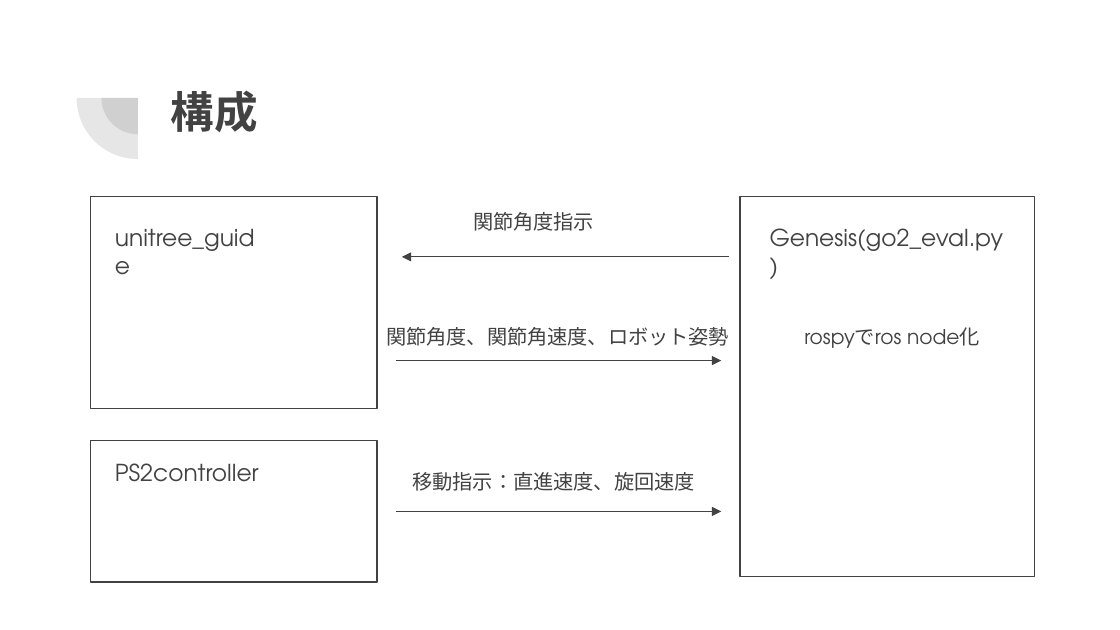
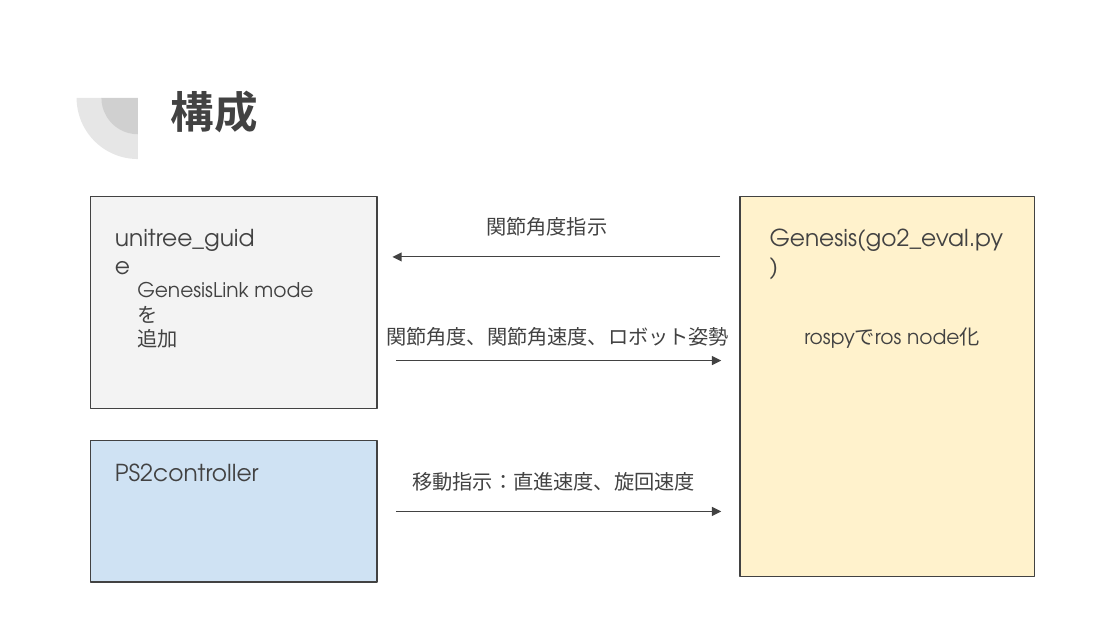
Before and after one commit to shimaken-git/try_sim2real_with_genesis, a slide deck: slide 7 of GenesisとGo-1でsim2realを試す.pptx. Drawn at 1120x630 pixels with LibreOffice and Linux fonts; fonts in the diff are those of the drawing. Boxes give left, top, right and bottom in pixels: in the first picture for what was removed or moved away, otherwise in the second. Text is boxed around its words. In the diff, an @@ line names an element or a change of style, - is before the commit and + after.

```diff
--- a/GenesisとGo-1でsim2realを試す.pptx
+++ b/GenesisとGo-1でsim2realを試す.pptx
@@ rectangle at bbox=[91, 197, 377, 409]: fill none to #F3F3F3 @@
@@ text "関節角度指示": place and size @@
-text "関節角度指示" at bbox=[473, 212, 594, 231]
+text "関節角度指示" at bbox=[486, 217, 607, 236]
@@ rectangle at bbox=[740, 197, 1035, 577]: fill none to #FFF2CC @@
@@ arrow moved from (729, 256) - (402, 256) to (720, 256) - (392, 256) @@
@@ text added at bbox=[137, 282, 249, 348], 13 pt, text #424242 @@
+GenesisLink modeを
+追加
@@ rectangle at bbox=[91, 441, 377, 582]: fill none to #CFE2F3 @@
```
Also in this commit, not shown: 4 other slides changed, 1 slide added.
